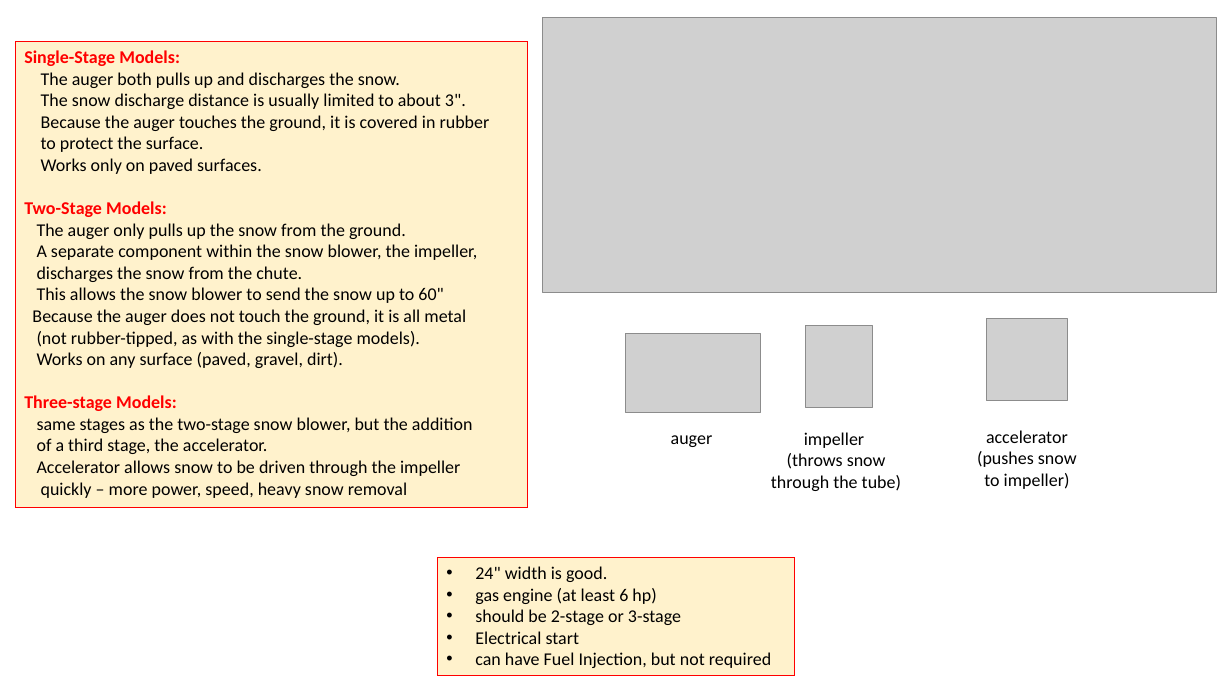
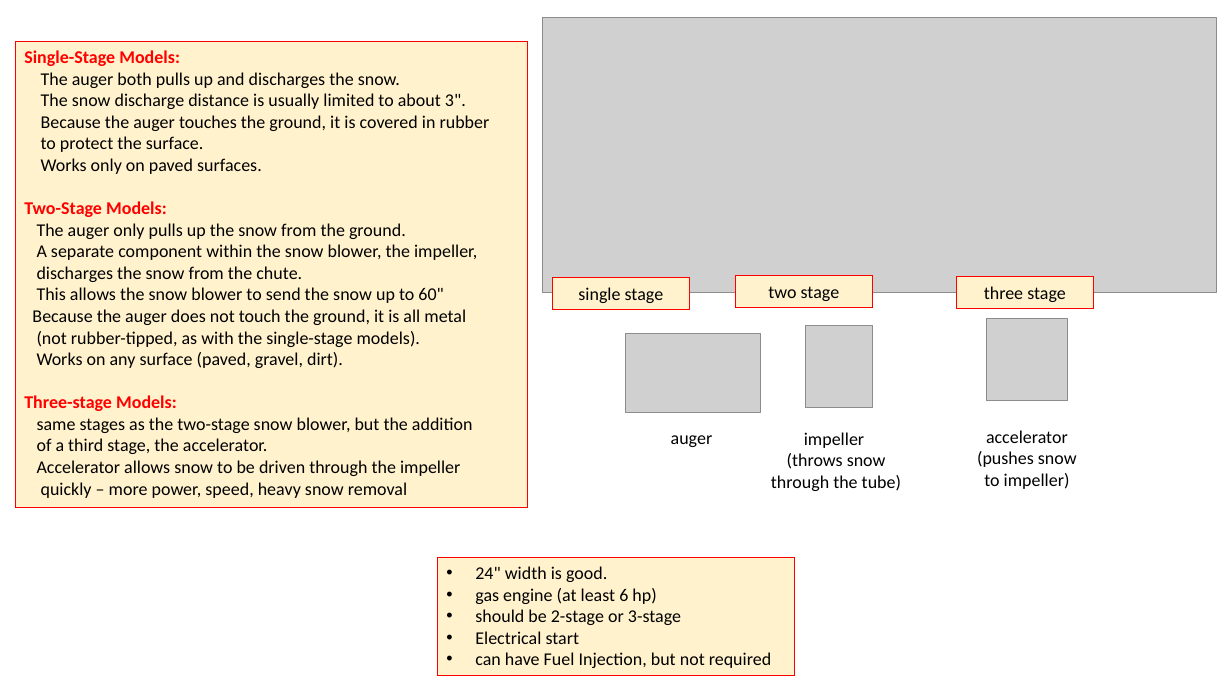
Before and after one commit to lselector/misc_farm, a slide deck: slide 1 of snow_plow_blower.pptx. Drawn at 1232x693 pixels with LibreOffice and Linux fonts; fonts in the diff are those of the drawing; grey boxes stand for pictures. Boxes give left, top, right and bottom in pixels: in the first picture for what was removed or moved away, otherwise in the second. Text is boxed around its words. In the diff, an @@ line names an element or a change of style, - is before the commit and + after.

```diff
--- a/snow_plow_blower.pptx
+++ b/snow_plow_blower.pptx
@@ rectangle added at [553, 277, 689, 309], fill #FFF2CC, outline #FF0000 0.75 pt, 14 pt, text #000000 @@
+single stage
@@ rectangle added at [736, 276, 872, 308], fill #FFF2CC, outline #FF0000 0.75 pt, 14 pt, text #000000 @@
+two stage
@@ rectangle added at [957, 276, 1093, 308], fill #FFF2CC, outline #FF0000 0.75 pt, 14 pt, text #000000 @@
+three stage
```
Also in this commit, not shown: 2 other slides changed.
